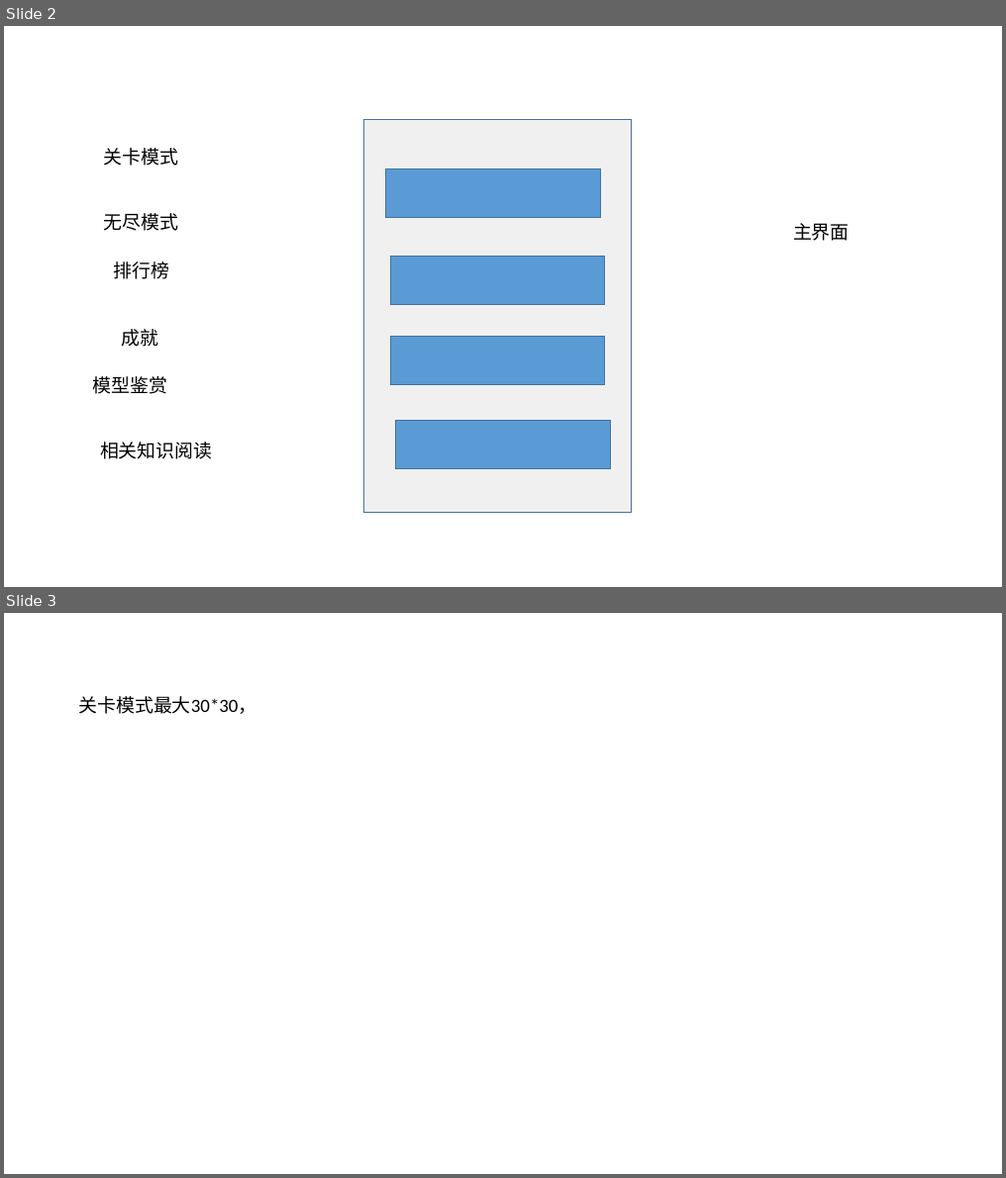
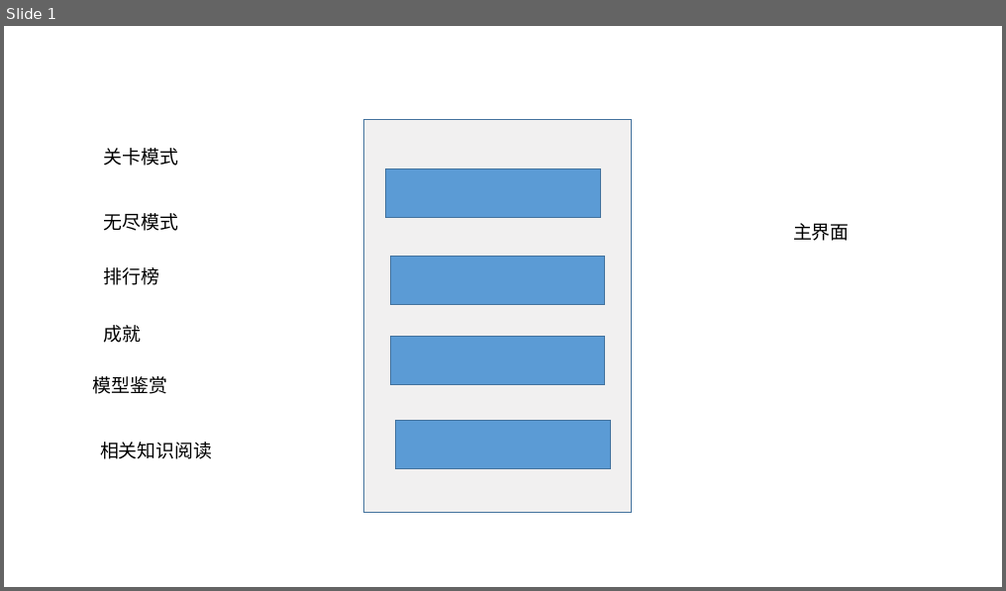
Before and after one commit to GameOfLife9/ConwayGameOfLife, a slide deck: 方案.pptx. Shown one above the other, each under a label of ours: slides 2 and 3 before the commit, slide 1 after it. The pictures are 1006x1178 and 1006x591 pixels, drawn with LibreOffice and Linux fonts; fonts in the diff are those of the drawing. Boxes give left, top, right and bottom in pixels: in the first picture for what was removed or moved away, otherwise in the second. Text is boxed around its words. In the diff, an @@ line names an element or a change of style, - is before the commit and + after.

```diff
--- a/方案.pptx
+++ b/方案.pptx
@@ slide 3 removed at [4, 613, 1002, 1174], background #FFFFFF @@
@@ text removed at [78, 696, 256, 714] @@
-关卡模式最大30*30，
@@ what was slide 2 is now slide 1 @@
@@ slide 1 changed as well @@
@@ text "排行榜": place and size @@
-text "排行榜" at [114, 262, 170, 279]
+text "排行榜" at [103, 268, 159, 285]
@@ text "成就": place and size @@
-text "成就" at [122, 329, 159, 347]
+text "成就" at [103, 325, 141, 343]
```
Also in this commit, not shown: 1 other slide changed, 3 slides added.
